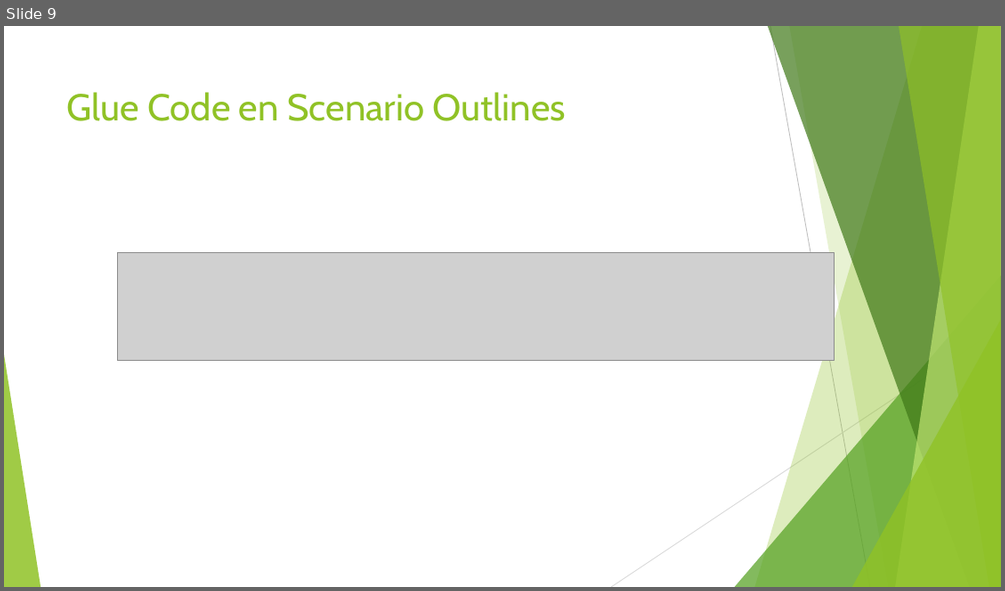
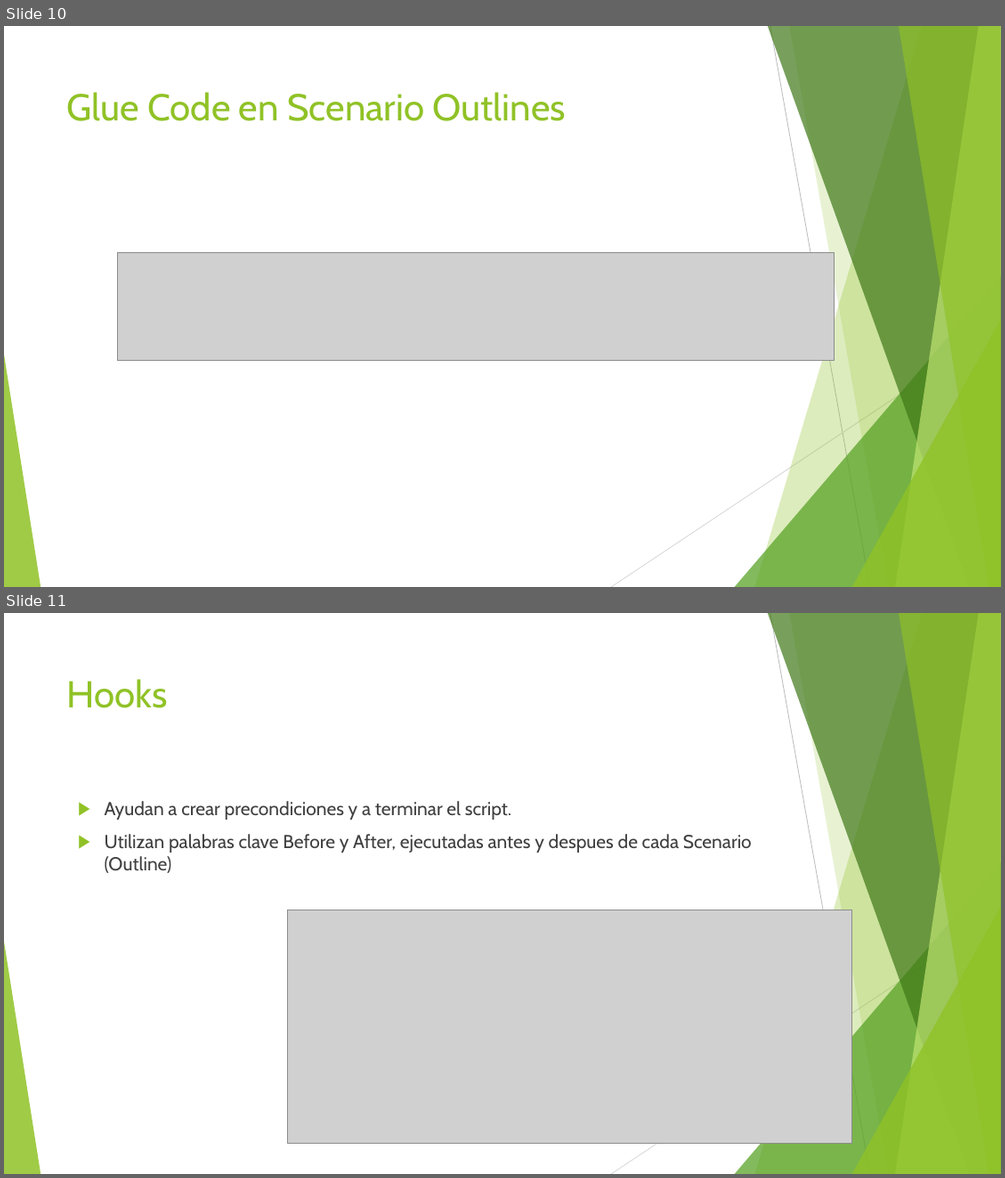
Before and after one commit to jomarnavarro/pepinazo, a slide deck: slides/Selenium Cucumber.pptx. Shown one above the other, each under a label of ours: slide 9 before the commit, slides 10 and 11 after it. The pictures are 1005x591 and 1005x1178 pixels, drawn with LibreOffice and Linux fonts; fonts in the diff are those of the drawing; grey boxes stand for pictures. Boxes give left, top, right and bottom in pixels: in the first picture for what was removed or moved away, otherwise in the second. Text is boxed around its words. In the diff, an @@ line names an element or a change of style, - is before the commit and + after.

Commit message:
Adds slides for hooks and assertions

```diff
--- a/slides/Selenium Cucumber.pptx
+++ b/slides/Selenium Cucumber.pptx
@@ slide 11 added at bbox=[4, 613, 1001, 1174], background #FFFFFF; not listed: 10 template elements that a slide beside it also shows @@
@@ title added at bbox=[67, 679, 168, 708], 36 pt, text #90C226 @@
+Hooks
@@ text added at bbox=[105, 801, 752, 873], 18 pt, text #3F3F3F @@
+▶ Ayudan a crear precondiciones y a terminar el script.
+▶ Utilizan palabras clave Before y After, ejecutadas antes y despues de cada Scenario (Outline)
@@ picture added at bbox=[287, 910, 851, 1143] @@
@@ what was slide 9 is now slide 10 @@
```
Also in this commit, not shown: 4 slides changed, 1 other slide added.
